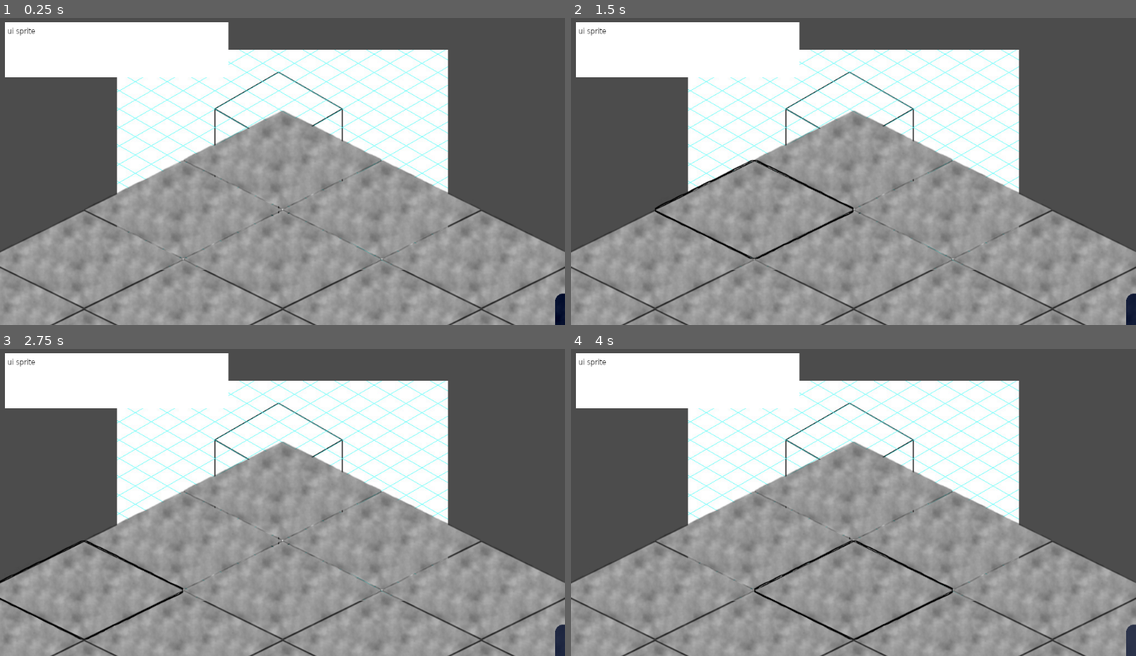
Above: before the commit, frames 1-4 (two rows, left to right).
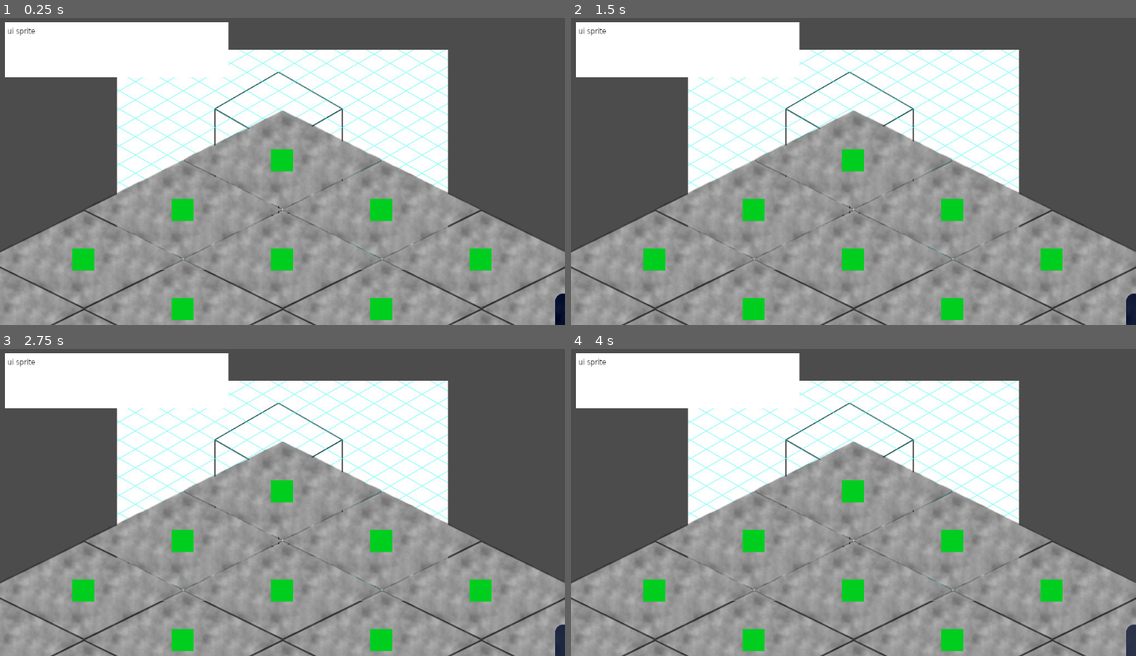
Above: after the commit, the same moments.

Repository: Gad3lan/QuarantineJam
Game: Godot game, scene res://Scenes/General.tscn
The game is run twice, just before and just after one commit, with the same random seed, the same clock (stepped at 60 frames per second) and the same inputs. The engine's default icon, where the game draws it, is replaced by a stand-in: a white triangle on a blue panel in a dark square.
Inputs (mouse positions are in pixels of both pictures, inside the frame that each line leads up to):
- Up to frame 1 (0.25 s): no input
- Up to frame 2 (1.5 s): tap Enter at 0.5 s; click (853, 159) at 0.67 s; tap Space at 1.25 s; move the mouse to (751, 208) at 1.27 s; click (751, 208) at 1.42 s
- Up to frame 3 (2.75 s): tap Enter at 2 s; move the mouse to (84, 588) at 2.02 s; click (84, 588) at 2.17 s
- Up to frame 4 (4 s): tap Space at 2.75 s; move the mouse to (955, 539) at 2.77 s; click (955, 539) at 2.92 s; tap Enter at 3.5 s; move the mouse to (853, 588) at 3.52 s; click (853, 588) at 3.67 s

The runs differ from the first frame. In frame 1, 2.3% of the frame differs, in the area x 12-87%, y 42-99%; in frame 2, 3.0%; in frame 3, 2.8%; in frame 4, 2.9%.

Commit message:
type cell

Diff:
--- a/Plenty_of_Plants/Scenes/Tile.tscn
+++ b/Plenty_of_Plants/Scenes/Tile.tscn
@@ -1,12 +1,12 @@
 [gd_scene load_steps=5 format=2]
 
 [ext_resource path="res://Scripts/Tile.gd" type="Script" id=1]
-[ext_resource path="res://Shaders/outline.shader" type="Shader" id=2]
-[ext_resource path="res://Sprites/TileSprite/Building/sol neutre.png" type="Texture" id=3]
+[ext_resource path="res://Sprites/TileSprite/Building/sol neutre.png" type="Texture" id=2]
+[ext_resource path="res://Shaders/outline.shader" type="Shader" id=3]
 
 [sub_resource type="ShaderMaterial" id=1]
 resource_local_to_scene = true
-shader = ExtResource( 2 )
+shader = ExtResource( 3 )
 shader_param/width = null
 shader_param/outline_color = null
 
@@ -15,10 +15,20 @@
 
 [node name="BackGround" type="Sprite" parent="."]
 material = SubResource( 1 )
-texture = ExtResource( 3 )
+texture = ExtResource( 2 )
 
 [node name="CollisionPolygon2D" type="CollisionPolygon2D" parent="."]
 polygon = PoolVector2Array( 0.00820923, -88.3135, -178.866, 0.901711, 0.895317, 88.7231, 178.597, 0.901779 )
+
+[node name="Highlight" type="ColorRect" parent="."]
+margin_left = -20.64
+margin_top = -19.3084
+margin_right = 19.36
+margin_bottom = 20.6916
+color = Color( 0, 0.811765, 0.12549, 1 )
+__meta__ = {
+"_edit_use_anchors_": false
+}
 
 [node name="Plant" type="Sprite" parent="."]
 
--- a/Plenty_of_Plants/Scripts/Tile.gd
+++ b/Plenty_of_Plants/Scripts/Tile.gd
@@ -1,43 +1,43 @@
 extends Area2D
 
-enum PlantType {NONE, CHAMPIGNON, LIERE}
+enum PlantType {NONE, CHAMPIGNON, LIERE, EUCALYPTUS, SECOIA, RONCE}
+enum BuildingType {NONE, PARCKING, USINE, HOTEL, ROAD}
 
-var PType = PlantType.CHAMPIGNON
+var PType = PlantType.NONE
+var BType = BuildingType.NONE
 
 export var startTile = false
-
-var hasPlant = false
-var hasBuilding : bool = false
-
 
 onready var plant : Sprite = get_node("Plant")
 onready var building : Sprite = get_node("Building")
 
-var canPlacePlant = false
+#return True si il y a une plante
+func hasPlant():
+	return PType != PlantType.NONE
 
-func toggle_plantability(toggle):
-	canPlacePlant = toggle
-
-#func plant(toPlant):
-#	hasPlant = true
-#	plant.texture = toPlant
+func getBulding():
+	match BType:
+		BuildingType.NONE:
+			return "NONE"
+		BuildingType.PARCKING:
+			return "PARCKING"
+		BuildingType.USINE:
+			return "USINE"
+		BuildingType.HOTEL:
+			return "HOTEL"
+		BuildingType.ROAD:
+			return "ROAD"
 
 func _input(event):
 	if event is InputEventMouseButton:
 		if event.is_pressed():
 			if event.button_index == BUTTON_LEFT:
 				print("c")
-# Declare member variables here. Examples:
-# var a = 2
-# var b = "text"
-
 
 # Called when the node enters the scene tree for the first time.
 func _ready():
 	add_to_group("Tiles")
 	$BackGround.material.set_shader_param("width", 0.0)
-
-
 
 # Called every frame. 'delta' is the elapsed time since the previous frame.
 #func _process(delta):
